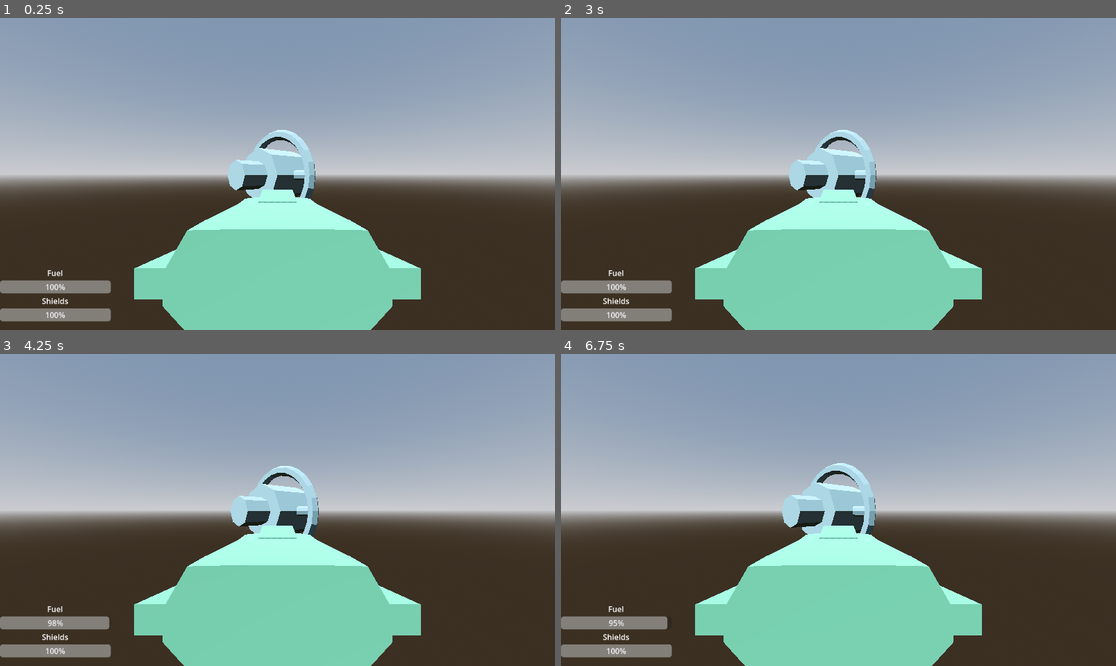
Above: before the commit, frames 1-4 (two rows, left to right).
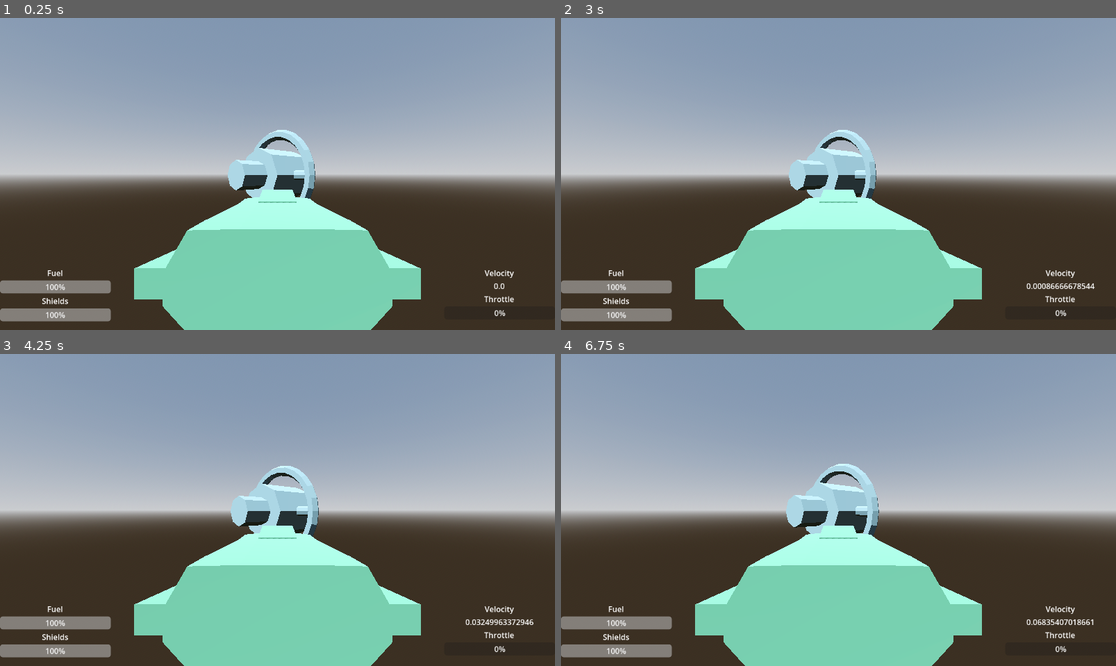
Above: after the commit, the same moments.

Repository: certifiedbutterdog/Entheron
Game: Godot game, scene res://Debug/debug_environment.tscn
The game is run twice, just before and just after one commit, with the same random seed, the same clock (stepped at 60 frames per second) and the same inputs.
Inputs:
- Up to frame 1 (0.25 s): no input
- Up to frame 2 (3 s): tap Enter at 0.5, 2 s; hold D (right) 0.53-1.28 s; tap Space at 1.25, 2.75 s; hold Ctrl (backward, bound only after the commit) 1.28-2.03 s; hold D (right) 2.03-2.78 s; hold Shift (forward) from 2.78 s (still down)
- Up to frame 3 (4.25 s): release Shift (forward) at 3.53 s; hold A (left) from 3.53 s (still down)
- Up to frame 4 (6.75 s): release A (left) at 5.03 s; hold Ctrl (backward, bound only after the commit) 5.03-5.78 s; hold D (right) 5.78-6.53 s; hold Shift (forward) from 6.53 s (still down)

The runs differ from the first frame. In frame 1, 0.2% of the frame differs, in the area x 87-93%, y 80-96%; in frame 2, 0.3%; in frame 3, 0.3%; in frame 4, 1.0%, in the area x 8-96%, y 34-96%.

Commit message:
adjusted spacecraft handling

Diff:
--- a/Craft/Scripts/spacecraft.gd
+++ b/Craft/Scripts/spacecraft.gd
@@ -11,6 +11,7 @@
 
 var ui: PilotUI
 var throttle: float = 0.0
+var max_throttle: float = 20.0
 var velocity: Vector3
 
 func _ready() -> void:
@@ -20,16 +21,27 @@
 
 func _physics_process(delta: float) -> void:
 	drain_fuel(stats.economy * throttle)
+	if throttle < 0.0:
+		throttle = 0.0
+	if throttle > max_throttle:
+		throttle = max_throttle
+	if throttle == 0.0:
+		velocity = velocity.move_toward(Vector3.ZERO, stats.decel * delta)
 	if throttle > 0.0:
 		var velocity_mod = throttle * stats.accel
 		velocity += (basis.z * velocity_mod) * delta
-		if velocity.length() > stats.max_velocity:
-			velocity = velocity.normalized() * velocity.length()
 	move()
+	update_telem(ui.Telemetry.VELOCITY, velocity.length())
+	update_telem(ui.Telemetry.THROTTLE, throttle)
 
 func drain_fuel(value: float) -> void:
 	fuel -= value
 	ui.update_gauge(0, -value)
 
 func move() -> void:
+	if velocity.length() > stats.max_velocity:
+		velocity = velocity.normalized() * stats.max_velocity
 	position += velocity
+
+func update_telem(telem: int, value: float) -> void:
+	ui.update_telemetry(telem, value)
--- a/Player/Scripts/player.gd
+++ b/Player/Scripts/player.gd
@@ -4,8 +4,13 @@
 @onready var craft: Spacecraft = get_node("Spacecraft")
 
 func _physics_process(delta: float) -> void:
+	ship_input(delta)
+
+func ship_input(delta: float) -> void:
 	if Input.is_action_pressed("forward"):
 		craft.throttle += delta * craft.stats.accel
+	if Input.is_action_pressed("backward"):
+		craft.throttle -= delta * craft.stats.accel
 	if Input.is_action_pressed("left"):
 		craft.rotate_object_local(Vector3.UP, craft.velocity.length() * delta)
 	if Input.is_action_pressed("right"):
--- a/Resources/Ships/cutlass.tres
+++ b/Resources/Ships/cutlass.tres
@@ -7,9 +7,9 @@
 ship_class = "Cutlass"
 accel = 0.2
 decel = 0.5
-max_velocity = 10.0
+max_velocity = 0.2
 max_fuel = 50.0
 max_shields = 50.0
-economy = 0.05
+economy = 0.001
 cargo = {}
 metadata/_custom_type_script = "uid://lh6jlnxtlaq3"
--- a/UI/Scripts/pilot_ui.gd
+++ b/UI/Scripts/pilot_ui.gd
@@ -2,7 +2,9 @@
 extends Control
 
 enum Gauges {FUEL, SHIELDS}
+enum Telemetry {VELOCITY, THROTTLE}
 @onready var gauge_panel: VBoxContainer = get_node("Gauges")
+@onready var telem_panel: VBoxContainer = get_node("Telemetry")
 @onready var craft: Spacecraft = get_parent().get_node("Spacecraft")
 
 func _ready() -> void:
@@ -15,7 +17,7 @@
 		target.value += value
 	else:
 		target = gauge_panel.get_node("ShieldBar")
-		target.value += value
+		target.value = value
 
 
 func reset_gauges() -> void:
@@ -26,3 +28,12 @@
 	gauge = gauge_panel.get_node("ShieldBar")
 	gauge.value = craft.stats.max_fuel
 	gauge.max_value = craft.stats.max_shields
+
+func update_telemetry(telem: int, value: float) -> void:
+	var target: Control
+	if telem == Telemetry.VELOCITY:
+		target = telem_panel.get_node("VelocityValue")
+		target.text = str(value)
+	else:
+		target = telem_panel.get_node("ThrottleBar")
+		target.value = value
--- a/UI/pilot_ui.tscn
+++ b/UI/pilot_ui.tscn
@@ -33,3 +33,31 @@
 
 [node name="ShieldBar" type="ProgressBar" parent="Gauges"]
 layout_mode = 2
+
+[node name="Telemetry" type="VBoxContainer" parent="."]
+layout_mode = 1
+anchors_preset = -1
+anchor_left = 0.8
+anchor_top = 0.8
+anchor_right = 1.0
+anchor_bottom = 1.0
+grow_horizontal = 0
+grow_vertical = 0
+
+[node name="VelocityLabel" type="Label" parent="Telemetry"]
+layout_mode = 2
+text = "Velocity"
+horizontal_alignment = 1
+
+[node name="VelocityValue" type="Label" parent="Telemetry"]
+layout_mode = 2
+text = "0.0"
+horizontal_alignment = 1
+
+[node name="ThrottleLabel" type="Label" parent="Telemetry"]
+layout_mode = 2
+text = "Throttle"
+horizontal_alignment = 1
+
+[node name="ThrottleBar" type="ProgressBar" parent="Telemetry"]
+layout_mode = 2
--- a/project.godot
+++ b/project.godot
@@ -22,6 +22,11 @@
 "events": [Object(InputEventKey,"resource_local_to_scene":false,"resource_name":"","device":-1,"window_id":0,"alt_press …(195 unchanged characters)…
 ]
 }
+backward={
+"deadzone": 0.2,
+"events": [Object(InputEventKey,"resource_local_to_scene":false,"resource_name":"","device":-1,"window_id":0,"alt_pressed":false,"shift_pressed":false,"ctrl_pressed":false,"meta_pressed":false,"pressed":false,"keycode":0,"physical_keycode":4194326,"key_label":0,"unicode":0,"location":0,"echo":false,"script":null)
+]
+}
 left={
 "deadzone": 0.2,
 "events": [Object(InputEventKey,"resource_local_to_scene":false,"resource_name":"","device":-1,"window_id":0,"alt_press …(191 unchanged characters)…
Not shown, added: README.md
